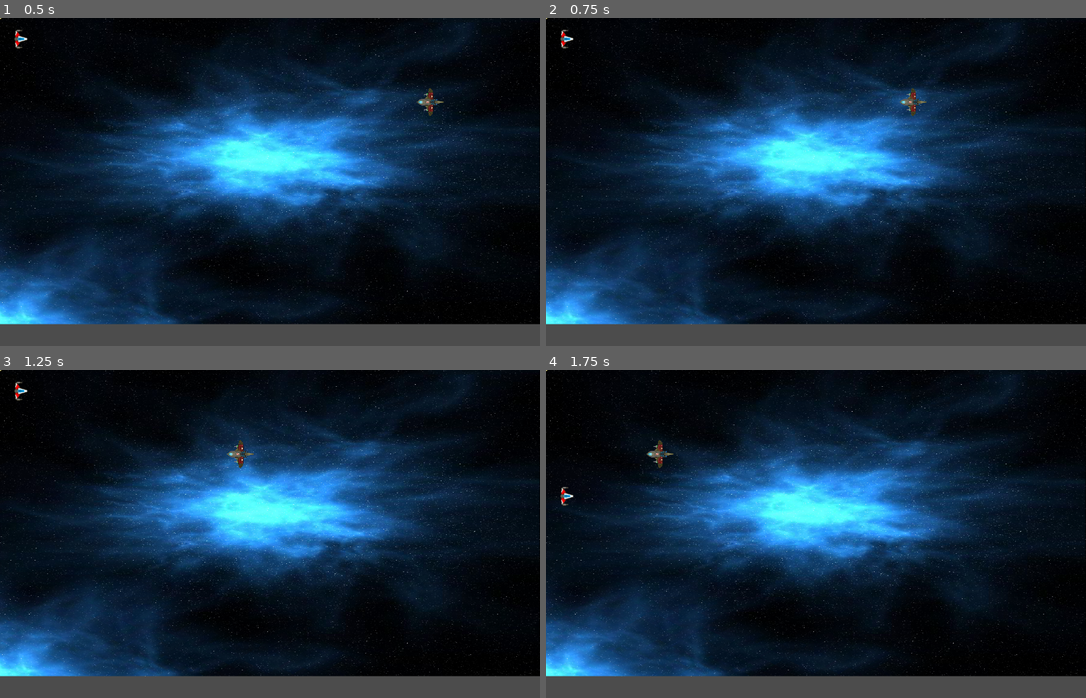
Above: before the commit, frames 1-4 (two rows, left to right).
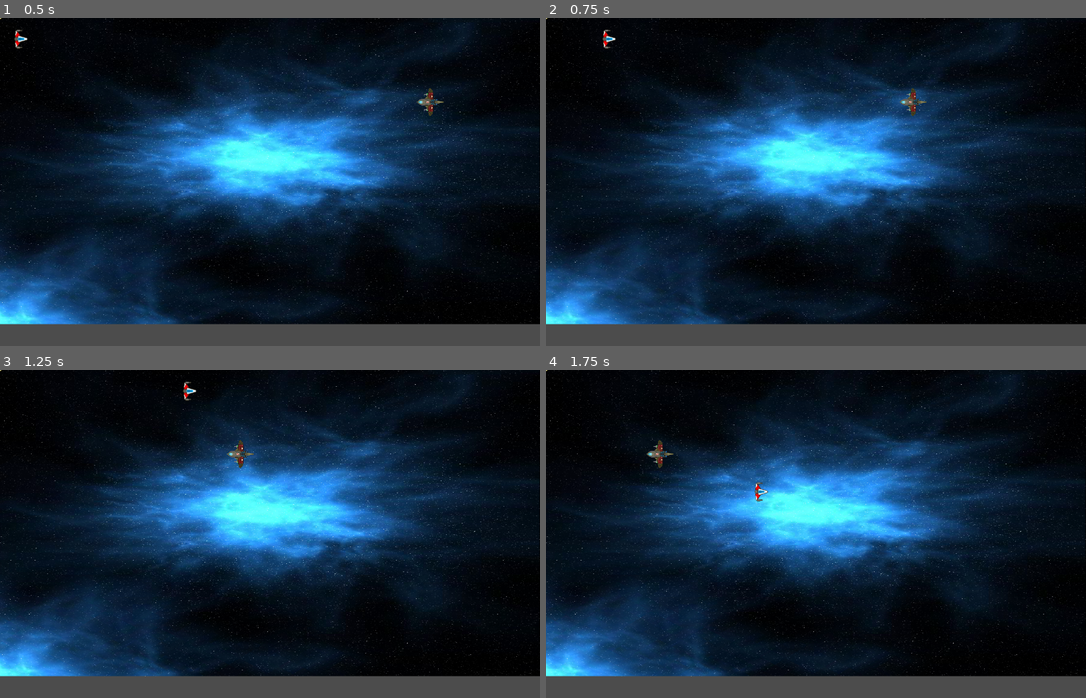
Above: after the commit, the same moments.

Repository: M0liusX/GMTKGameJam2020
Game: Godot game, scene res://Scenes/prototype_1.tscn
Two runs of this game, one before a commit and one after it. Both use one fixed random seed, a clock stepped at 60 frames per second and the inputs below.
Inputs:
- Up to frame 1 (0.5 s): no input
- Up to frame 2 (0.75 s): tap Enter at 0.5 s; hold Right (right, bound only after the commit) from 0.53 s (still down)
- Up to frame 3 (1.25 s): keep holding Right (right, bound only after the commit)
- Up to frame 4 (1.75 s): release Right (right, bound only after the commit) at 1.28 s; hold Down (down) from 1.28 s (still down)

Frame 1 is identical in both runs. In frame 2, 0.1% of the frame differs, in the area x 2-13%, y 3-10%; in frame 3, 0.1%; in frame 4, 0.1%, in the area x 2-42%, y 34-42%.

Commit message:
Extended movement to 2D inputs and fixed the bug where the player gets removed/freed with any collision.

Diff:
--- a/Scenes/prototype_1.tscn
+++ b/Scenes/prototype_1.tscn
@@ -6,7 +6,7 @@
 [ext_resource path="res://Scripts/player.gd" type="Script" id=4]
 [ext_resource path="res://Scripts/enemy.gd" type="Script" id=5]
 [ext_resource path="res://Assets/Art/fighter.png" type="Texture" id=6]
-[ext_resource path="res://Assets/Art/bullet.tscn" type="PackedScene" id=7]
+[ext_resource path="res://Objects/bullet.tscn" type="PackedScene" id=7]
 
 [sub_resource type="RectangleShape2D" id=1]
 extents = Vector2( 30, 14 )
@@ -42,33 +42,43 @@
 
 [node name="borders" type="Node2D" parent="."]
 
-[node name="top" type="StaticBody2D" parent="borders"]
+[node name="top" type="StaticBody2D" parent="borders" groups=[
+"wall",
+]]
 position = Vector2( 640, 0 )
 collision_mask = 2147483649
 
 [node name="top_collision_shape" type="CollisionShape2D" parent="borders/top"]
 shape = SubResource( 2 )
 
-[node name="bottom" type="StaticBody2D" parent="borders"]
+[node name="bottom" type="StaticBody2D" parent="borders" groups=[
+"wall",
+]]
 position = Vector2( 640, 720 )
 
 [node name="bottom_collision_shape" type="CollisionShape2D" parent="borders/bottom"]
 shape = SubResource( 2 )
 
-[node name="left" type="StaticBody2D" parent="borders"]
+[node name="left" type="StaticBody2D" parent="borders" groups=[
+"wall",
+]]
 
 [node name="left_collision_shape" type="CollisionShape2D" parent="borders/left"]
 position = Vector2( 0, 360 )
 shape = SubResource( 3 )
 
-[node name="right" type="StaticBody2D" parent="borders"]
+[node name="right" type="StaticBody2D" parent="borders" groups=[
+"wall",
+]]
 position = Vector2( 1280, 0 )
 
 [node name="right_collision_shape" type="CollisionShape2D" parent="borders/right"]
 position = Vector2( 0, 360 )
 shape = SubResource( 3 )
 
-[node name="enemy_ship" type="KinematicBody2D" parent="."]
+[node name="enemy_ship" type="KinematicBody2D" parent="." groups=[
+"enemy",
+]]
 position = Vector2( 1300, 200 )
 rotation = 4.71239
 collision_layer = 2
--- a/Scripts/player.gd
+++ b/Scripts/player.gd
@@ -19,7 +19,7 @@
 
 	# Processing player input
 	var inputVector = Vector2.ZERO
-	inputVector.x = 0
+	inputVector.x = Input.get_action_strength("right") - Input.get_action_strength("left")
 	inputVector.y = Input.get_action_strength("down") - Input.get_action_strength("up")
 	inputVector = inputVector.normalized()
 
@@ -30,4 +30,5 @@
 		velocity = velocity.move_toward(Vector2.ZERO, FRICTION)
 	var collisionCheck = move_and_collide(velocity)
 	if collisionCheck:
-		emit_signal("hit", self)
+		if collisionCheck.collider.is_in_group("enemy"):
+			emit_signal("hit", self)
--- a/project.godot
+++ b/project.godot
@@ -38,6 +38,16 @@
 "events": [ Object(InputEventKey,"resource_local_to_scene":false,"resource_name":"","device":0,"alt":false,"shift":false,"control":false,"meta":false,"command":false,"pressed":false,"scancode":16777234,"unicode":0,"echo":false,"script":null)
  ]
 }
+right={
+"deadzone": 0.5,
+"events": [ Object(InputEventKey,"resource_local_to_scene":false,"resource_name":"","device":0,"alt":false,"shift":false,"control":false,"meta":false,"command":false,"pressed":false,"scancode":16777233,"unicode":0,"echo":false,"script":null)
+ ]
+}
+left={
+"deadzone": 0.5,
+"events": [ Object(InputEventKey,"resource_local_to_scene":false,"resource_name":"","device":0,"alt":false,"shift":false,"control":false,"meta":false,"command":false,"pressed":false,"scancode":16777231,"unicode":0,"echo":false,"script":null)
+ ]
+}
 
 [rendering]
 
Renamed: Assets/Art/bullet.tscn -> Objects/bullet.tscn
